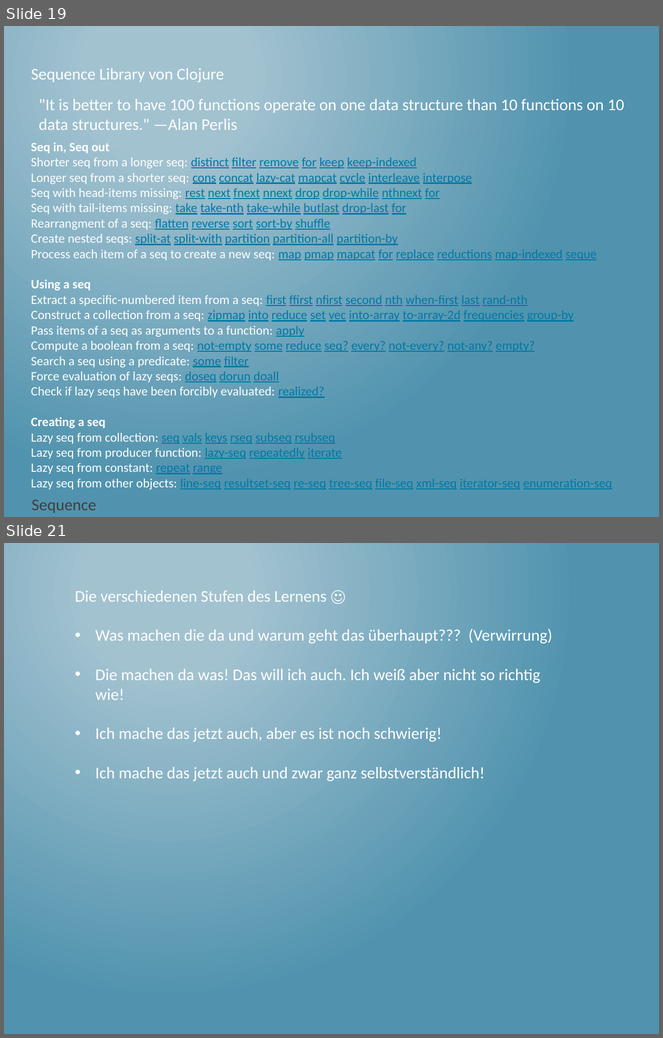
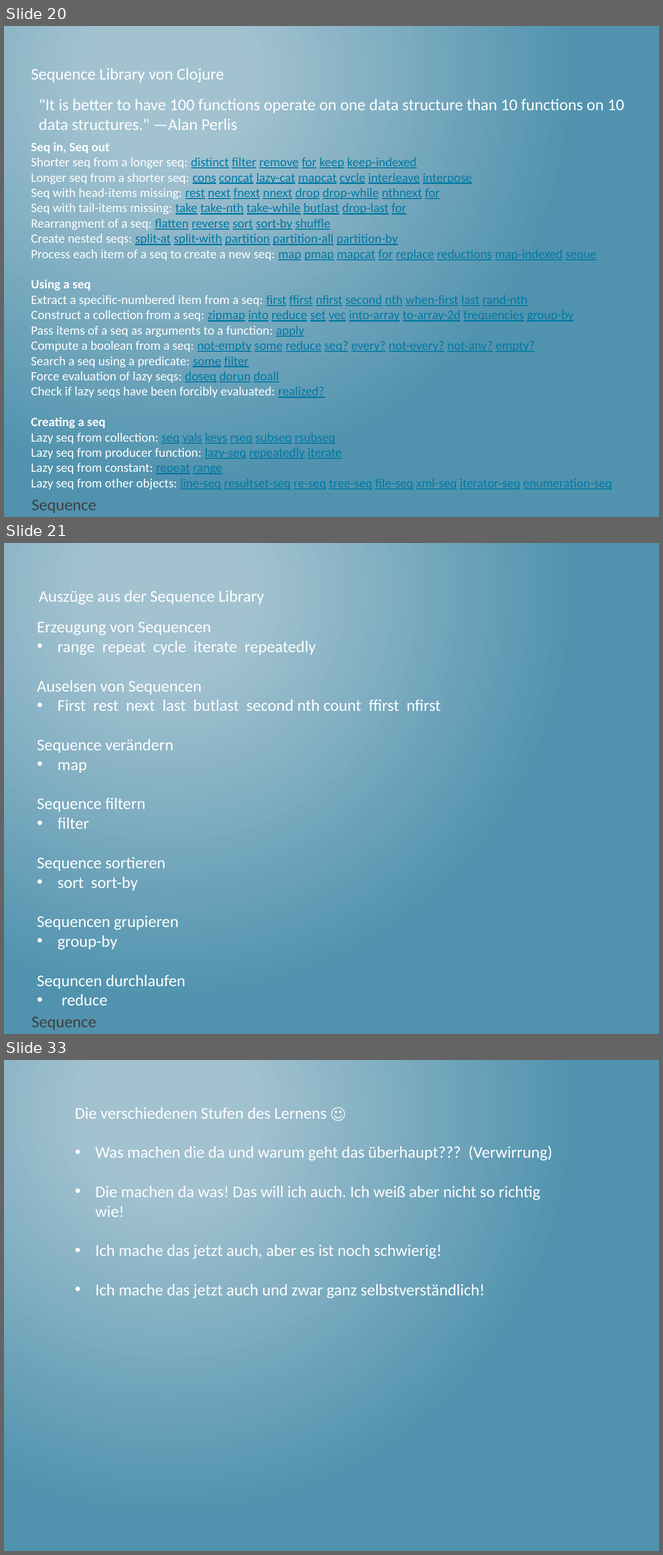
Before and after one commit to thomasschulte/ClojureUsergroupDemo, a slide deck: Clojure Vortrag .NET User Group.pptx. Shown one above the other, each under a label of ours: slides 19 and 21 before the commit, slides 20, 21 and 33 after it; the slides between them are not shown. The pictures are 663x1038 and 663x1555 pixels, drawn with LibreOffice and Linux fonts; fonts in the diff are those of the drawing. Boxes give left, top, right and bottom in pixels: in the first picture for what was removed or moved away, otherwise in the second. Text is boxed around its words. In the diff, an @@ line names an element or a change of style, - is before the commit and + after.

```diff
--- a/Clojure Vortrag .NET User Group.pptx
+++ b/Clojure Vortrag .NET User Group.pptx
@@ slide 21 added at [4, 543, 659, 1034], background gradient #A3C3D1 to #5194AF @@
@@ text added at [39, 590, 265, 604], 18 pt, text #FFFFFF @@
+Auszüge aus der Sequence Library
@@ text added at [37, 622, 441, 1006], 18 pt, text #FFFFFF @@
+Erzeugung von Sequencen
+• range repeat cycle iterate repeatedly
+Auselsen von Sequencen
+• First rest next last butlast second nth count ffirst nfirst
+Sequence verändern
+• map
+Sequence filtern
+• filter
+Sequence sortieren
+• sort sort-by
+Sequencen grupieren
+• group-by
+Sequncen durchlaufen
+• reduce
@@ text added at [32, 1017, 96, 1030], 18 pt, text #3F3F3F @@
+Sequence
@@ what was slide 19 is now slide 20 @@
@@ what was slide 21 is now slide 33 @@
```
Also in this commit, not shown: 12 other slides added, 1 slide removed, 1 other file.
